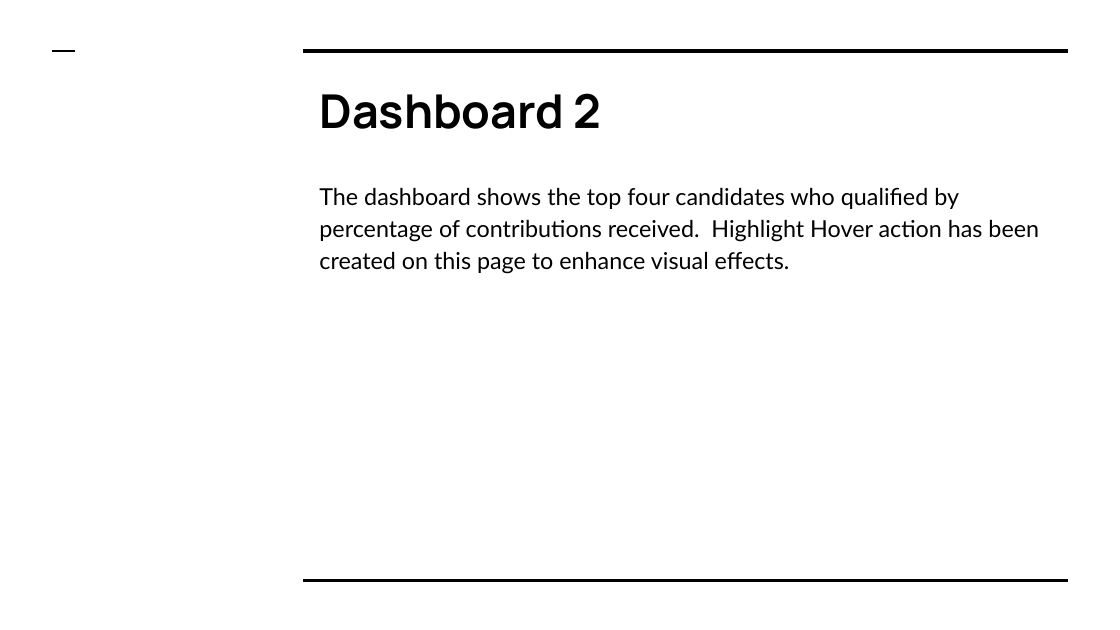
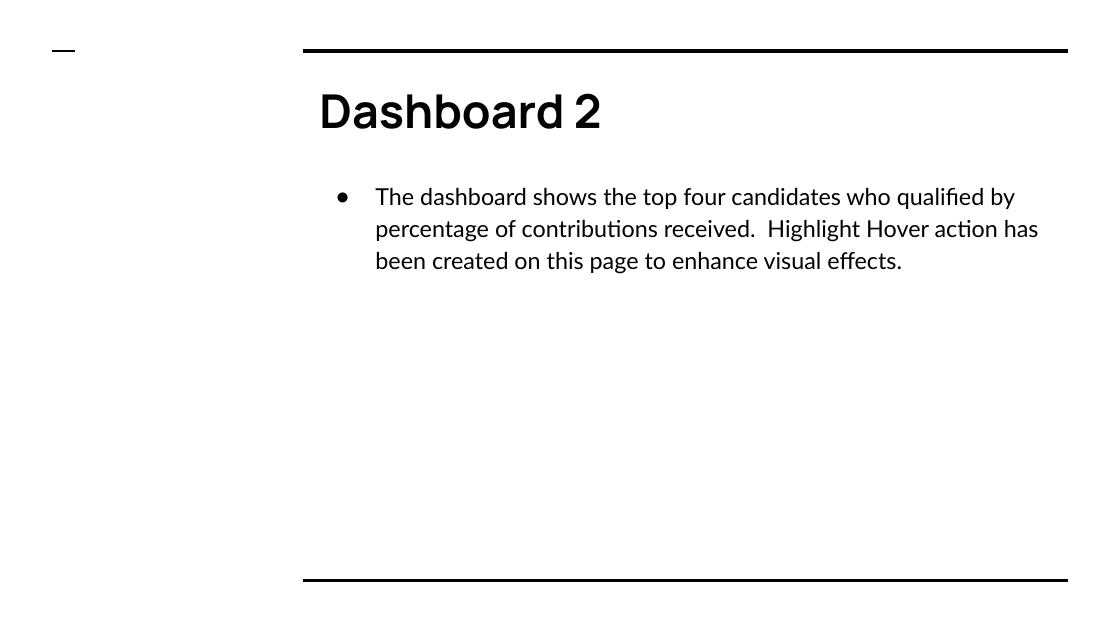
Before and after one commit to ssheggrud/Mod_20_Project, a slide deck: slide 11 of Presentation/Group5Presentation.pptx (slide 12 before the commit). Drawn at 1120x630 pixels with LibreOffice and Linux fonts; fonts in the diff are those of the drawing. Boxes give left, top, right and bottom in pixels: in the first picture for what was removed or moved away, otherwise in the second. Text is boxed around its words. In the diff, an @@ line names an element or a change of style, - is before the commit and + after.

```diff
--- a/Presentation/Group5Presentation.pptx
+++ b/Presentation/Group5Presentation.pptx
@@ text "The dashboard shows the top ..." at (375, 187, 1039, 274): bullet none to ●; less space between paragraphs @@
```
Also in this commit, not shown: 3 other slides changed, 1 slide added, 2 slides removed.
